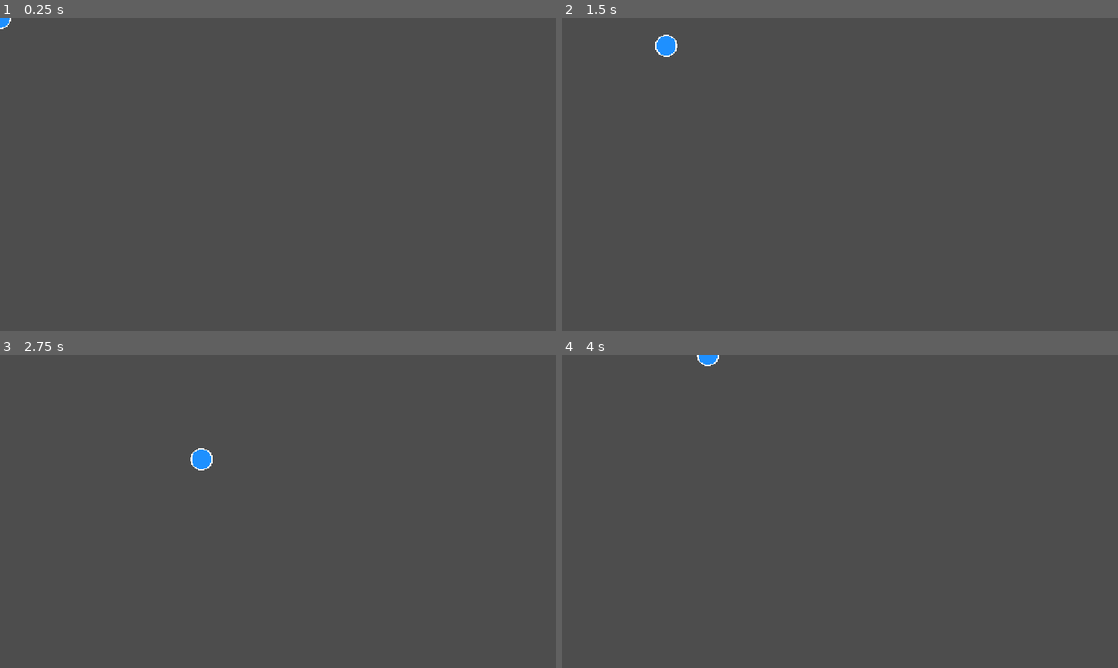
Above: before the commit, frames 1-4 (two rows, left to right).
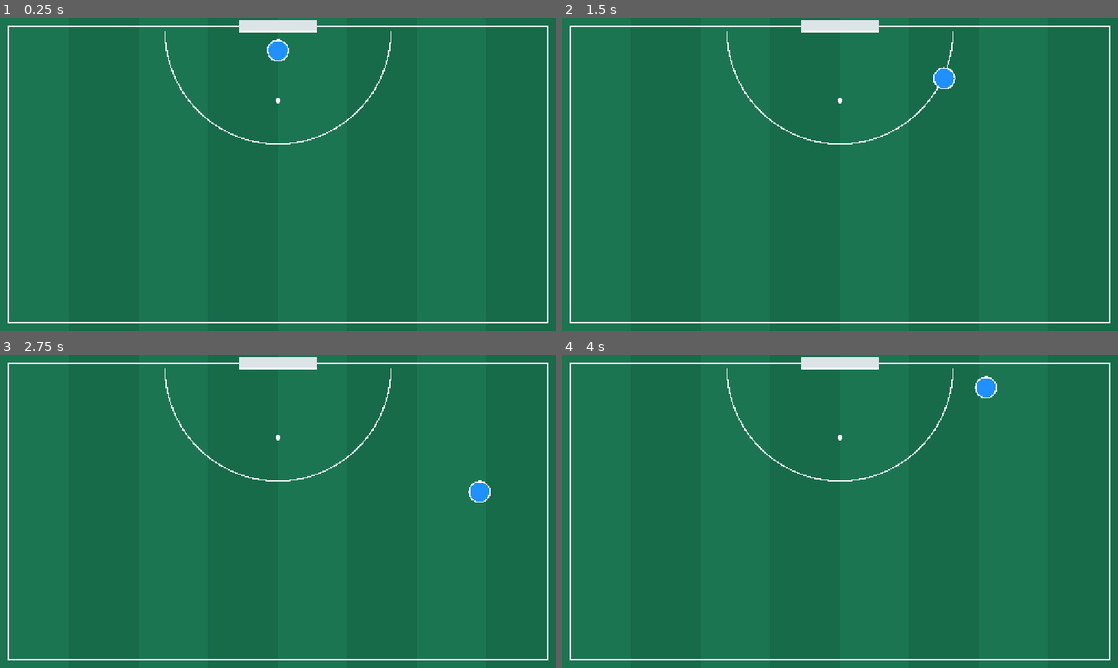
Above: after the commit, the same moments.

Repository: affarf/penalty-corner-challenge
Game: Godot game, scene res://main.tscn
The game is run twice, just before and just after one commit, with the same random seed, the same clock (stepped at 60 frames per second) and the same inputs.
Inputs:
- Up to frame 1 (0.25 s): no input
- Up to frame 2 (1.5 s): tap Enter at 0.5 s; hold Right (ui_right) 0.53-1.28 s; hold Down (ui_down) from 1.28 s (still down)
- Up to frame 3 (2.75 s): release Down (ui_down) at 2.03 s; hold Right (ui_right) from 2.03 s (still down)
- Up to frame 4 (4 s): release Right (ui_right) at 2.78 s; hold Up (ui_up) 2.78-3.53 s; hold Left (ui_left) from 3.53 s (still down)

The runs differ from the first frame. In frame 1, 100% of the frame differs, in the area x 0-100%, y 0-100%; in frame 2, 100%; in frame 3, 100%; in frame 4, 100%.

Commit message:
Add field hockey pitch and goalkeeper boundaries

Diff:
--- a/goalkeeper.gd
+++ b/goalkeeper.gd
@@ -2,6 +2,9 @@
 extends CharacterBody2D
 
 @export var speed: float = 320.0
+
+const FIELD_MIN := Vector2(45, 45)
+const FIELD_MAX := Vector2(1235, 675)
 
 func _physics_process(_delta: float) -> void:
 	var direction := Input.get_vector(
@@ -14,8 +17,18 @@
 	velocity = direction * speed
 	move_and_slide()
 
+	global_position = global_position.clamp(
+		FIELD_MIN,
+		FIELD_MAX
+	)
+
 func _draw() -> void:
-	draw_circle(Vector2.ZERO, 24.0, Color.DODGER_BLUE)
+	draw_circle(
+		Vector2.ZERO,
+		24.0,
+		Color.DODGER_BLUE
+	)
+
 	draw_arc(
 		Vector2.ZERO,
 		24.0,
--- a/main.tscn
+++ b/main.tscn
@@ -1,8 +1,12 @@
 [gd_scene format=3 uid="uid://bwsnkqai8nqkq"]
 
 [ext_resource type="PackedScene" uid="uid://cxrb06gjl3lys" path="res://goalkeeper.tscn" id="1_ig7tw"]
+[ext_resource type="Script" uid="uid://7wf286hg7r1g" path="res://pitch.gd" id="2_1bvp3"]
 
 [node name="Main" type="Node2D" unique_id=1500434153]
 
+[node name="Pitch" type="Node2D" parent="." unique_id=1449575496]
+script = ExtResource("2_1bvp3")
+
 [node name="Goalkeeper" parent="." unique_id=937516802 instance=ExtResource("1_ig7tw")]
-up_direction = Vector2(1, 3.1250001e-06)
+position = Vector2(640, 75)
--- /dev/null
+++ b/pitch.gd
@@ -0,0 +1,66 @@
+
+extends Node2D
+
+const FIELD_WIDTH := 1280.0
+const FIELD_HEIGHT := 720.0
+const GOAL_WIDTH := 180.0
+
+func _draw() -> void:
+	# Green turf background
+	draw_rect(
+		Rect2(0, 0, FIELD_WIDTH, FIELD_HEIGHT),
+		Color("#176B49")
+	)
+
+	# Alternating turf stripes
+	for i in range(8):
+		if i % 2 == 0:
+			draw_rect(
+				Rect2(i * 160, 0, 160, FIELD_HEIGHT),
+				Color("#1C7551")
+			)
+
+	# Outer field lines
+	draw_rect(
+		Rect2(20, 20, 1240, 680),
+		Color.WHITE,
+		false,
+		3.0
+	)
+
+	# Goal positioned at the top
+	var goal_left := (FIELD_WIDTH - GOAL_WIDTH) / 2.0
+
+	draw_rect(
+		Rect2(goal_left, 5, GOAL_WIDTH, 25),
+		Color("#DCE4E8")
+	)
+
+	draw_line(
+		Vector2(goal_left, 30),
+		Vector2(goal_left + GOAL_WIDTH, 30),
+		Color.WHITE,
+		5.0
+	)
+
+	# Simplified shooting circle
+	var points := PackedVector2Array()
+
+	for i in range(65):
+		var angle := PI - (PI * i / 64.0)
+
+		points.append(
+			Vector2(
+				FIELD_WIDTH / 2.0 + cos(angle) * 260.0,
+				30.0 + sin(angle) * 260.0
+			)
+		)
+
+	draw_polyline(points, Color.WHITE, 3.0)
+
+	# Penalty spot (illustrative)
+	draw_circle(
+		Vector2(FIELD_WIDTH / 2.0, 190),
+		6.0,
+		Color.WHITE
+	)
Not shown, added: pitch.gd.uid
